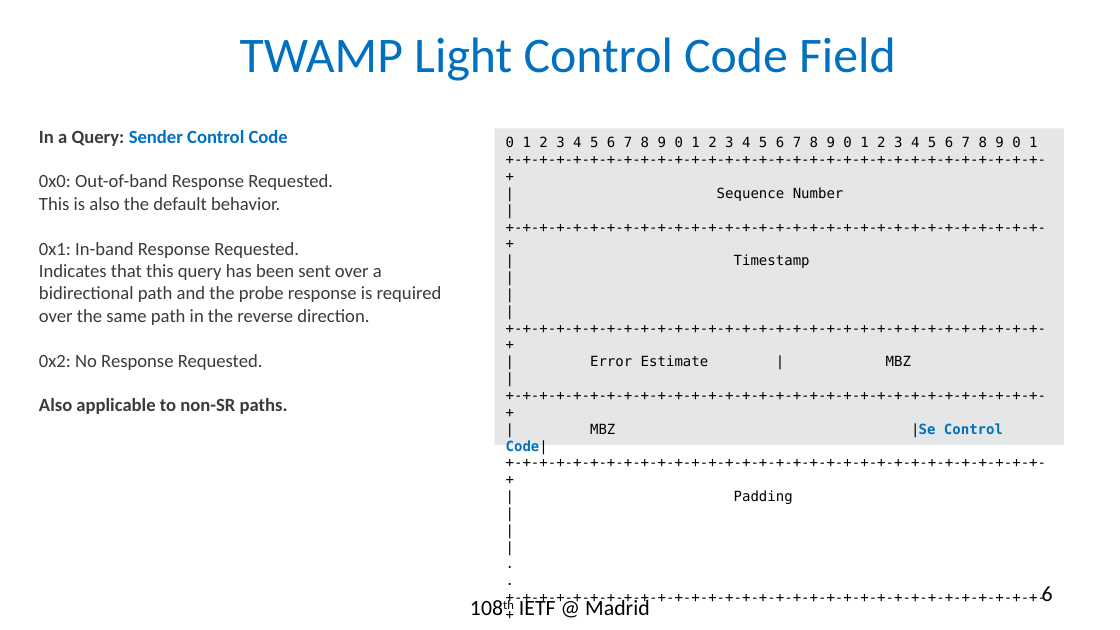
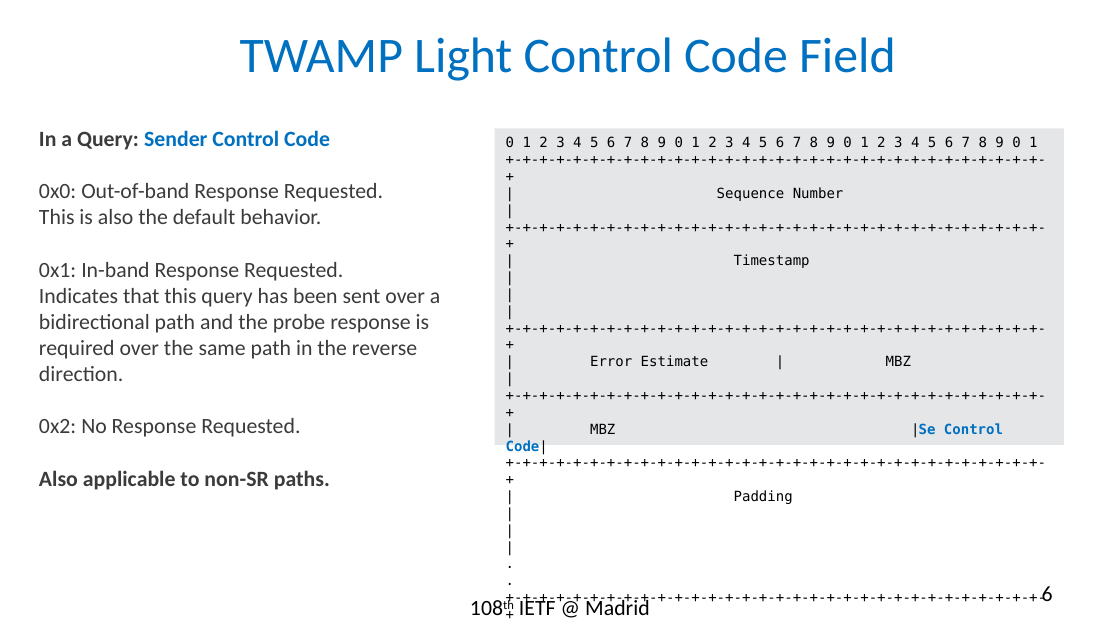
Before and after one commit to rakgandhi/ietf-slides, a slide deck: slide 6 of draft-gandhi-spring-twamp-srpm-09.pptx. Drawn at 1120x630 pixels with LibreOffice and Linux fonts; fonts in the diff are those of the drawing. Boxes give left, top, right and bottom in pixels: in the first picture for what was removed or moved away, otherwise in the second. Text is boxed around its words. In the diff, an @@ line names an element or a change of style, - is before the commit and + after.

```diff
--- a/draft-gandhi-spring-twamp-srpm-09.pptx
+++ b/draft-gandhi-spring-twamp-srpm-09.pptx
@@ text "In a Query: Sender Control ..." at bbox=[39, 130, 440, 490]: size 12 to 14 pt @@
```
Also in this commit, not shown: 3 other slides changed, 3 other files.
